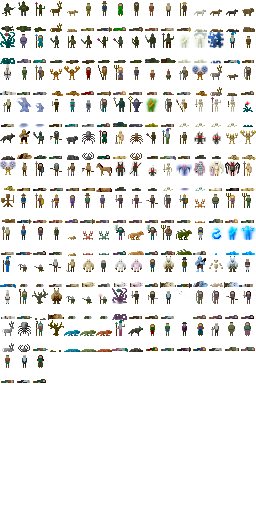
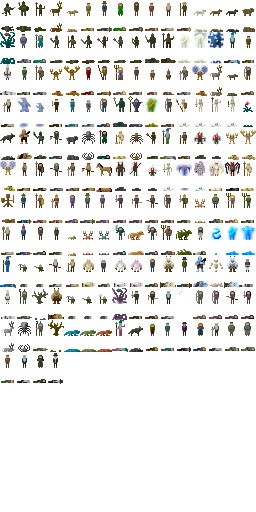
The second 256px x 512px image is a revision of the first. Changes to its layers:
painted on "Background" over [48, 353, 63, 384]
